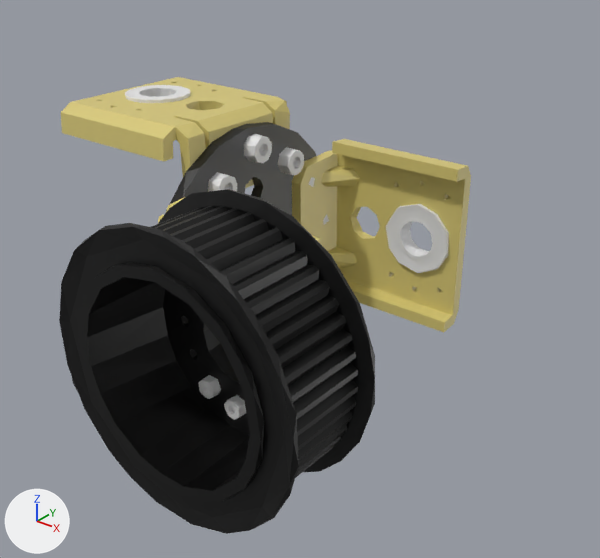
The COLLADA model robots/tiger/urdf/v1/mesh/link/joint_junction_link_large_pitch_pulley.dae, before and after one commit.
Camera for both pictures: a camera (50 mm lens) standing at (0.1358, -0.1208, 0.071) and looking at (0.0359, 0.0042, -0.0064). Every picture has the same lights, and +X, +Y and +Z are marked at lower left. Vertices at the same position are counted once.

The first picture shows 'joint_junction_link_gold', 'joint_junction_link_large_black', 'joint_junction_link_large_grey'.
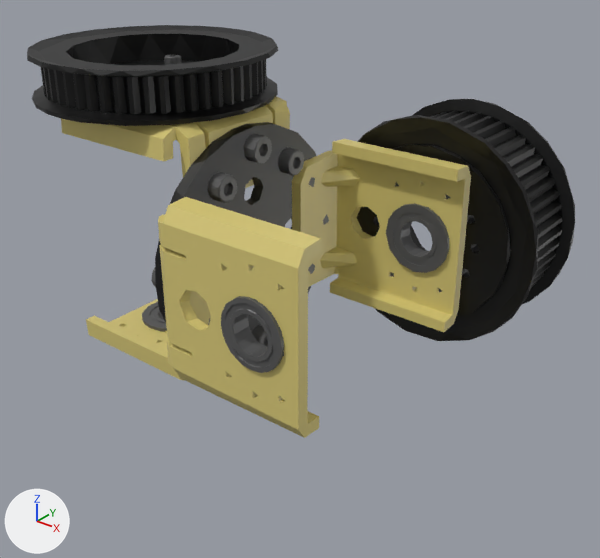
Location of each change, (x1, y1, x2, y2) in pixels of the pictures (600 x 558 px; the box of a moved part takes in the faces that stretch with it):
'joint_junction_link_large_black', reshaped (73% wider, 23% shorter): before (59, 122, 375, 534); after (27, 25, 575, 341)
'joint_junction_link_large_grey', reshaped: before (125, 85, 449, 420); after (142, 55, 451, 373)
part 1 of me_joint_junction_link_large_grey, added: after (164, 55, 182, 65)
part 2 of me_joint_junction_link_large_grey, deleted: before (198, 375, 246, 420)
part 3 of me_joint_junction_link_large_grey, moved or reshaped: before (208, 134, 329, 225); after (151, 134, 329, 347)
part 4 of me_joint_junction_link_large_grey, moved or reshaped (not visible before): after (142, 304, 167, 331)
part 5 of me_joint_junction_link_large_grey, moved or reshaped (not visible before): after (221, 296, 284, 373)
part 6 of me_joint_junction_link_large_grey, moved or reshaped (not visible afterwards): before (125, 85, 190, 103)
part 7 of me_joint_junction_link_large_grey, moved or reshaped: before (386, 204, 449, 273); after (386, 203, 449, 273)
part 8 of me_joint_junction_link_large_grey, recoloured: before (224, 186, 230, 190); after (154, 186, 231, 306)
part 9 of me_joint_junction_link_large_black_001, added (black): after (357, 99, 575, 341)
part 10 of me_joint_junction_link_large_black_001, added (black): after (27, 25, 278, 126)
part 11 of me_joint_junction_link_large_black_001, deleted (black): before (59, 189, 375, 534)
part 12 of me_joint_junction_link_large_black_001, moved or reshaped: before (166, 124, 315, 211); after (155, 124, 315, 293)

What changed in the scene script:
```text
Add mat_grey_002:
    mat_grey_002 = principled_material('grey_002')
    mat_grey_002.base_color = (0.0934, 0.0934, 0.0934)  # dark grey #565656
    mat_grey_002.roughness = 0.44
Change me_joint_junction_link_large_black_001:
    used by ob_joint_junction_link_large_black; location = (0.0, 0.0, 0.0)
    remove me_joint_junction_link_large_black_001.from_pydata(...)  # 1554 vertices, 3190 faces; spans x -0.026..0.0775, y -0.0493..0.026, z -0.0389..0.0261
    add me_joint_junction_link_large_black_001.from_pydata(...)  # 1554 vertices, 3190 faces; spans x -0.0261..0.0776, y -0.026..0.0493, z -0.0261..0.0389
    me_joint_junction_link_large_black_001 part 9: a new loose piece of 670 vertices spanning x 0.0255..0.0776, y 0.0283..0.0493, z -0.0261..0.0261, in mat_balck_cable_001 (black #000000)
    me_joint_junction_link_large_black_001 part 10: a new loose piece of 612 vertices spanning x -0.0261..0.026, y -0.026..0.026, z 0.0283..0.0389, in mat_balck_cable_001 (black #000000)
    me_joint_junction_link_large_black_001 part 11: the loose piece of 672 vertices spanning x 0.0254..0.0775, y -0.0493..-0.0283, z -0.0261..0.0261 is deleted
    me_joint_junction_link_large_black_001 part 12
    28 vertices are removed from x 0.0245..0.027, y -0.0218..0.018, z -0.0181..0.026
    156 faces are deleted
    30 vertices are added at x 0.0245..0.027, y -0.023..0.0181, z -0.018..0.026
    160 new faces join them
Change me_joint_junction_link_large_grey:
    used by ob_joint_junction_link_large_grey; location = (0.0, 0.0, 0.0)
    remove me_joint_junction_link_large_grey.from_pydata(...)  # 1688 vertices, 3253 faces; spans x -0.0082..0.0597, y -0.0343..0.029, z -0.0343..0.029
    add me_joint_junction_link_large_grey.from_pydata(...)  # 2335 vertices, 4576 faces; spans x -0.0082..0.0597, y -0.029..0.0343, z -0.029..0.0343
    me_joint_junction_link_large_grey part 1: a new loose piece of 50 vertices spanning x -0.0082..-0.0044, y 0.0089..0.0127, z 0.0263..0.0343, in mat_grey_002 (dark grey #565656)
    me_joint_junction_link_large_grey part 2: 10 loose pieces with 400 vertices, spanning x -0.0082..0.0597, y -0.0343..0.0128, z -0.0343..0.0145, are deleted
    me_joint_junction_link_large_grey part 3: 487 vertices removed from x 0.0215..0.03, y -0.0246..0.0247, z -0.0245..0.0245; 777 vertices added at x 0.0215..0.03, y -0.0246..0.0246, z -0.0245..0.0245
    me_joint_junction_link_large_grey part 4: 1 vertex moved within x -0.0041, y 0.0, z -0.029; 200 vertices removed from x -0.0077..0.0079, y -0.008..0.008, z -0.029..-0.025; 264 vertices added at x -0.0076..0.0077, y -0.0078..0.0078, z -0.029..-0.025
    me_joint_junction_link_large_grey part 5: 2 vertices moved within x 0.0447..0.053, y -0.029..-0.0257, z -0.007..0.0018; 154 vertices removed from x 0.0437..0.0593, y -0.029..-0.025, z -0.0076..0.0079; 250 vertices added at x 0.0437..0.0593, y -0.029..-0.025, z -0.0078..0.0078
    me_joint_junction_link_large_grey part 6: 153 vertices removed from x -0.0078..0.0078, y -0.0078..0.0078, z 0.025..0.029; 253 vertices added at x -0.0078..0.0078, y -0.0079..0.0079, z 0.025..0.029
    me_joint_junction_link_large_grey part 7: 148 vertices removed from x 0.0436..0.0593, y 0.025..0.029, z -0.008..0.0079; 234 vertices added at x 0.0436..0.0593, y 0.025..0.029, z -0.0078..0.0078
    me_joint_junction_link_large_grey part 8: 24 faces spanning x -0.0078..0.0523, y -0.0174..0.029, z -0.025..0.0222 switch from no material to mat_grey_002 (dark grey #565656)
```
